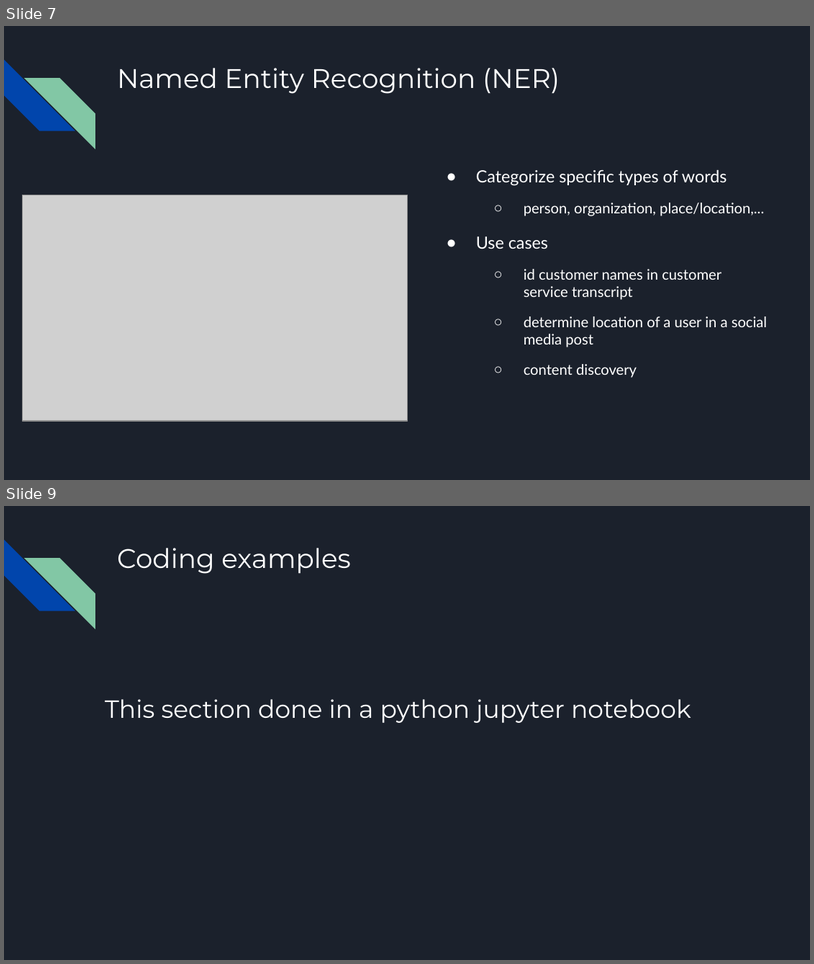
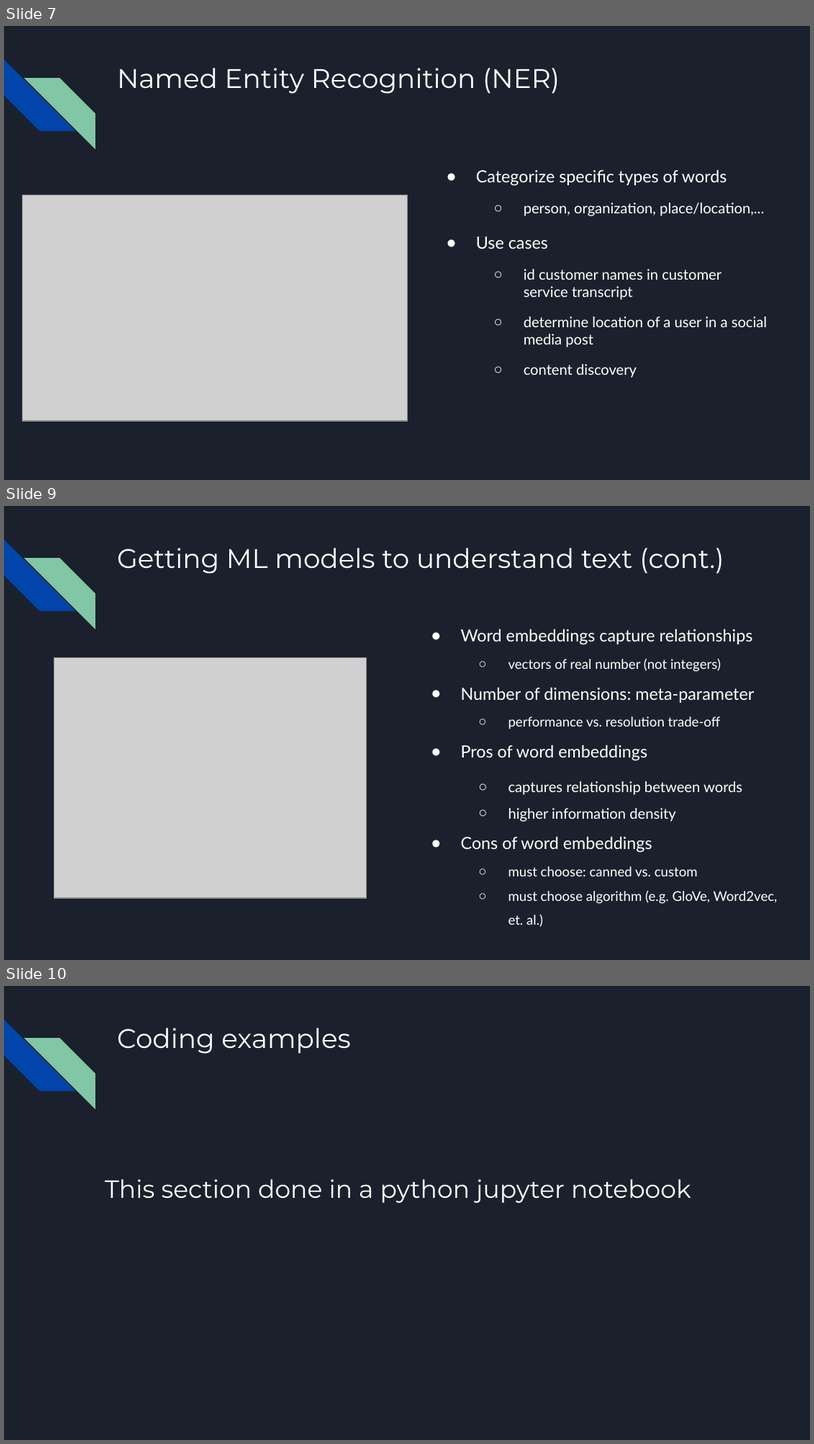
Before and after one commit to MichaelSzczepaniak/WordEmbeddings, a slide deck: word_embeddings_30min.odp. Shown one above the other, each under a label of ours: slides 7 and 9 before the commit, slides 7, 9 and 10 after it; the slides between them are not shown. The pictures are 814x964 and 814x1444 pixels, drawn with LibreOffice and Linux fonts; fonts in the diff are those of the drawing; grey boxes stand for pictures. Boxes give left, top, right and bottom in pixels: in the first picture for what was removed or moved away, otherwise in the second. Text is boxed around its words. In the diff, an @@ line names an element or a change of style, - is before the commit and + after.

Commit message:
add graphics to encodings section, add content on embeddings

```diff
--- a/word_embeddings_30min.odp
+++ b/word_embeddings_30min.odp
@@ slide 9 added at (4, 506, 810, 960), background #1B212C; not listed: 2 template elements that a slide beside it also shows @@
@@ title added at (117, 548, 724, 574), 24 pt, text #FFFFFF @@
+Getting ML models to understand text (cont.)
@@ text added at (461, 629, 778, 926), 12 pt, text #FFFFFF @@
+● Word embeddings capture relationships
+  ○ vectors of real number (not integers)
+● Number of dimensions: meta-parameter
+  ○ performance vs. resolution trade-off
+● Pros of word embeddings
+  ○ captures relationship between words
+  ○ higher information density
+● Cons of word embeddings
+  ○ must choose: canned vs. custom
+  ○ must choose algorithm (e.g. GloVe, Word2vec, et. al.)
@@ picture added at (54, 658, 366, 897) @@
@@ what was slide 9 is now slide 10 @@
```
Also in this commit, not shown: 5 slides changed.
